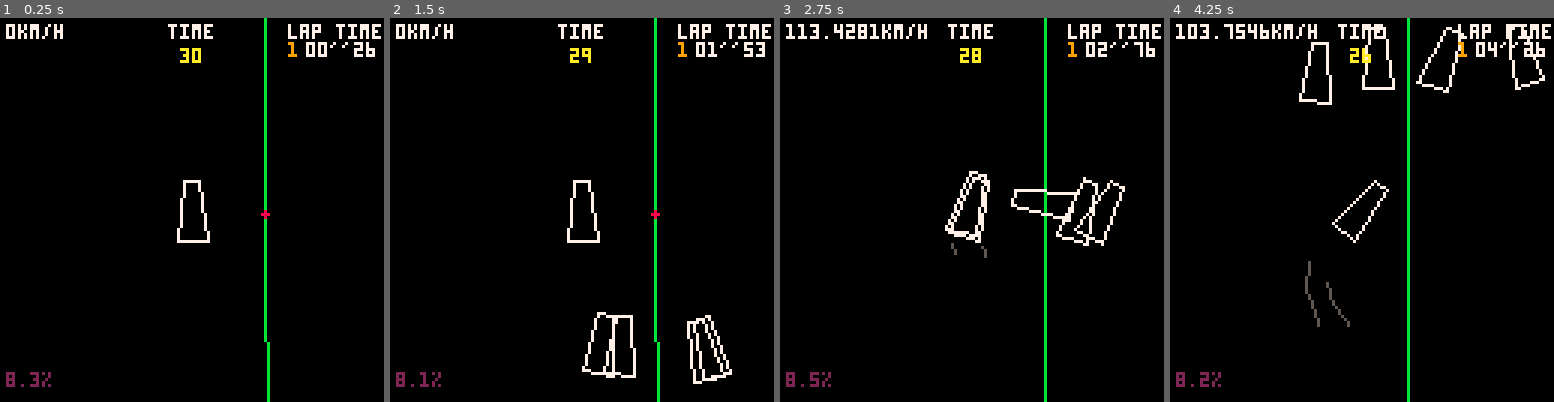
Above: before the commit, frames 1-4 (left to right).
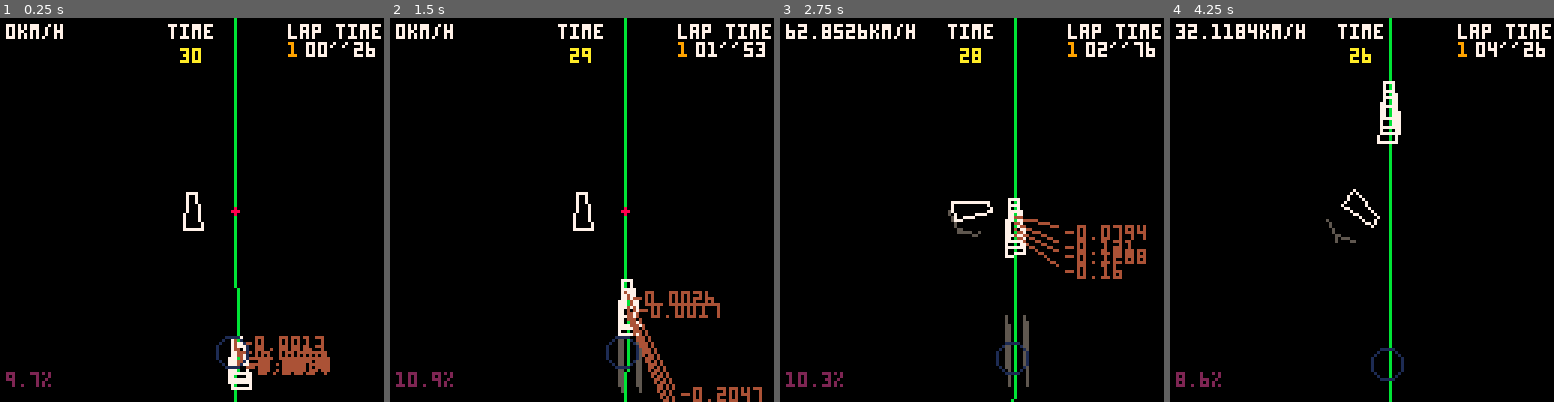
Above: after the commit, the same moments.

Repository: freds72/virtua-on
Game: PICO-8 cartridge carts/physics.p8
Two runs of this game, one before a commit and one after it. Both use one fixed random seed, a clock stepped at 60 frames per second and the inputs below.
Inputs:
- Up to frame 1 (0.25 s): no input
- Up to frame 2 (1.5 s): no input
- Up to frame 3 (2.75 s): hold Right 1.6-2.1 s; hold Up 2.15-2.42 s; hold Right from 2.47 s (still down)
- Up to frame 4 (4.25 s): release Right at 3.03 s; hold Left 3.08-3.58 s; hold Right from 4.02 s (still down)

The runs differ from the first frame. In frame 1, 4.0% of the frame differs, in the area x 1-86%, y 0-100%; in frame 2, 5.9%; in frame 3, 6.4%, in the area x 1-96%, y 0-100%; in frame 4, 4.5%.

Commit message:
improved avoidance logic

Diff:
--- a/carts/physics.p8
+++ b/carts/physics.p8
@@ -146,6 +146,16 @@
 	v[2]+=scale*dv[2]
 	v[3]+=scale*dv[3]
 end
+-- safe vector length
+function v_len(v)
+	local x,y,z=v[1],v[2],v[3]
+	local d=max(max(abs(x),abs(y)),abs(z))
+	if(d<0.001) return 0
+	x/=d
+	y/=d
+	z/=d
+	return d*(x*x+y*y+z*z)^0.5
+end
 function v_normz(v)
 	local d=v_dot(v,v)
 	if d>0.001 then
@@ -271,7 +281,7 @@
 	}
 end
 
-local cam=make_cam(5)
+local cam=make_cam(3)
 function make_skidmarks()
 	local skidmarks={}
 	local t=0
@@ -356,7 +366,7 @@
 	-- active index
 	local checkpoint=0
 	local function to_v(i)
-		return {segments[3*i+1],0,segments[3*i+2]},segments[3*checkpoint+3]
+		return {segments[3*i+1],0,segments[3*i+2]},segments[3*i+3]
 	end
 
 	-- previous laps
@@ -365,6 +375,9 @@
 	-- remaining time before game over (+ some buffer time)
 	local lap_t,remaining_t,best_t,best_i=0,30*30,32000,1
 	return {
+		get_next=function(self)
+			return to_v(checkpoint)
+		end,
 		update=function(self,pos)
 			remaining_t-=1
 			if remaining_t==0 then
@@ -419,7 +432,7 @@
 function draw_vector(f,p,c,v)
 	local x0,y0=cam:project(p)
 	p=v_clone(p)
-	v_add(p,f,100)
+	v_add(p,f)
 	local x1,y1=cam:project(p)
 	line(x0,y0,x1,y1,c)
 	if v then
@@ -433,15 +446,129 @@
 	end
 end
 
-function make_rigidbody(p,angle)
+function make_plyr(p,a)
+	local rpm=0
+
+	local body=make_car(p,a)
+
+	body.control=function(self)
+		local da=0
+		if(btn(0)) da=1
+		if(btn(1)) da=-1
+
+		-- accelerate
+		if btn(2) then
+			rpm=rpm+0.1
+		end
+
+		rpm=self:steer(da/8,rpm)
+	end
+	body.update=function(self)
+		rpm*=0.97
+	end
+	-- wrapper
+	return body
+end
+
+local npcs={}
+local actors={}
+
+function make_npc(p,angle,track)
+	local body=make_car(p,angle)
+
+	local body_draw=body.draw
+	body.draw=function(self)
+		local x,y=cam:project(track:get_next())
+		circfill(x,y,1,8)
+
+		body_draw(self)
+	end
+
+	-- return world position p in local space (2d)
+	function inv_apply(self,target)
+		p=make_v(self.pos,target)
+		local x,y,z,m=p[1],p[2],p[3],self.m
+		return {m[1]*x+m[2]*y+m[3]*z,0,m[7]*x+m[8]*y+m[9]*z}
+	end
+
+	body.control=function(self)
+		-- lookahead
+		local fwd=m_fwd(self.m)
+		-- force application point
+		local p=v_clone(self.pos)
+		v_add(p,fwd,3)
+
+		local rpm=0.6
+		-- default: steer to track
+		local target=inv_apply(self,track:update(p,24))
+		local target_angle=atan2(target[1],target[3])
+
+		-- avoid collisions
+		local velocity=self.get_velocity()
+		for _,actor in pairs(actors) do
+			if actor!=self then
+				local axis=make_v(actor.pos,self.pos)
+				-- todo: normz and check function?
+				-- in range?
+				if v_len(axis)<16 then
+					local axis_bck=v_clone(axis)
+					v_normz(axis)
+					local relv=make_v(actor.get_velocity(),velocity)
+					-- separating?
+					local sep=v_dot(axis,relv)
+					if sep<0 then
+						add(debug_vectors,{f=axis_bck,p=self.pos,c=4,scale=sep})
+
+						local local_pos=inv_apply(self,actor.pos)
+						-- in front?
+						-- in path?
+						if local_pos[3]>0 and abs(local_pos[1])<2 then
+							local x=local_pos[1]
+							local escape_axis=v2_ortho(axis,1)
+							local_pos[1]+=1/v_dot(relv,escape_axis)
+							target_angle=atan2(local_pos[1],local_pos[3])
+							rpm/=2
+
+							add(debug_vectors,{f=make_v(self.pos,self:apply(local_pos)),p=self.pos,c=8,scale=target_angle})
+							break
+						end
+					end
+				end
+			end
+		end
+
+		-- shortest angle
+		if(target_angle<0.5) target_angle=1-target_angle
+		target_angle=0.75-target_angle
+		self:steer(target_angle,rpm*lerp(1,0.5,min(abs(target_angle)/0.17,1)))
+
+	end
+	return body
+end
+
+local checkpoints=make_checkpoints(checkpoint_data)
+
+function make_car(p,angle)
 	local velocity,angularv={0,0,0},0
 	local forces,torque={0,0,0},0
+
+	local is_braking=false
+	local max_rpm=0.6
+	local steering_angle=0
+	local sliding_t=0
 
 	local v={
 		{-0.5,0,2},
 		{0.5,0,2},
 		{1,0,-2},
 		{-1,0,-2}
+	}
+
+	local skidmark_emitters={
+		skidmarks:make_emitter(),
+		skidmarks:make_emitter(),
+		skidmarks:make_emitter(),
+		skidmarks:make_emitter()
 	}
 
 	return {
@@ -453,32 +580,39 @@
 			v_add(p,self.pos)
 			return p
 		end,
-		pt_velocity=function(self,p)
-			local relv=v_clone(velocity)
-			v_add(relv,v2_ortho(make_v(self.pos,p),angularv))
-		 	return relv
-		end,
+		get_velocity=function() return velocity end,
 		draw=function(self)
+			color(is_braking==false and 7 or 8)
 			local x0,y0=cam:project(self:apply(v[#v]))
 			for i=1,#v do
 				local x1,y1=cam:project(self:apply(v[i]))
-				line(x0,y0,x1,y1,7)
+				line(x0,y0,x1,y1)
 				x0,y0=x1,y1
 			end
-			-- print(self.relv_len,x+3,y,7)
-		end,
-		apply_force=function(self,f,p)
-			add(debug_vectors,{f=f,p=p,c=11})
+
+			-- target in local space
+			--[[
+			local target=make_v(self.pos,checkpoints:get_next())
+			local x,y,z=target[1],target[2],target[3]
+			local m=self.m
+			target={m[1]*x+m[2]*y+m[3]*z,m[4]*x+m[5]*y+m[6]*z,m[7]*x+m[8]*y+m[9]*z}
+			x0,y0=cam:project(checkpoints:get_next())
+			local target_angle=atan2(target[1],target[3])
+			print(target_angle,x0+3,y0,2)
+			target_angle+=angle
+			target={cos(target_angle),0,sin(target_angle)}
+			v_add(target,self.pos)
+			x0,y0=cam:project(self.pos)
+			local x1,y1=cam:project(target)
+			line(x0,y0,x1,y1,8)
+			]]
+
+		end,
+		apply_force_and_torque=function(self,f,t)
+			-- add(debug_vectors,{f=f,p=p,c=11,scale=t})
 
 			v_add(forces,f)
-			torque+=-v2_cross(make_v(self.pos,p),f)
-		end,
-		apply_impulse=function(self,f,p)
-			-- debug
-			add(debug_vectors,{f=f,p=p,c=8})
-
-			v_add(velocity,f)
-			angularv+=-v2_cross(make_v(self.pos,p),f)
+			torque+=t
 		end,
 		prepare=function(self)
 			-- update velocities
@@ -504,259 +638,10 @@
 		end,
 		get_speed=function(self)
 			return 300*3.6*(v_dot(velocity,velocity)^0.5)
-		end
-	}
-end
-
-function make_plyr(p,a)
-	local steering_angle,rpm,max_rpm=0,0,0.65
-
-	local body=make_rigidbody(p,a)
-	local skidmarks={
-		make_skidmarks(),
-		make_skidmarks()
-	}
-
-	local add_tireforce=function(self,offset,right,fwd,brake,id,rpm)
-		-- application point (world space)
-		local pos,slide=v_clone(self.pos),false
-		v_add(pos,m_fwd(self.m),offset)
-
-		-- point velocity
-		local relv=self:pt_velocity(pos)
-		local relv_len=v_dot(relv,relv)
-		-- avoid noise
-		if relv_len>0.001 then
-			local sa=v_dot(relv,right)/30
-			v_scale(right,-sa)
-			-- slide
-			if abs(sa)>3 then
-				slide=true
-			end
-			self:apply_impulse(right,pos)
-		end
-
-		if rpm then
-			-- slide (or brake)?
-			if v_dot(relv,fwd)<0.8 then
-				slide=true
-			end
-			v_scale(fwd,rpm)
-			self:apply_force(fwd,pos)
-		end
-
-		if slide==true then
-		 --
-			skidmarks[id]:add(pos)
-		end
-	end
-
-	body.control=function(self)
-		local da=0
-		if(btn(0)) da=1
-		if(btn(1)) da=-1
-
-		-- accelerate
-		if btn(2) then
-			rpm=min(rpm+0.1,max_rpm)
-		end
-		--[[
-		local fwd=m_fwd(self.m)
-		local accelerate=v_clone(fwd)
-		v_scale(accelerate,rpm/12)
-		v_add(fwd,m_right(self.m),0.5)
-		v_add(fwd,self.pos)
-		self:apply_impulse(accelerate,fwd)
-]]
-
-		-- steering angle
-		steering_angle+=da/8
-		local steering=1-0.1*steering_angle
-
-		-- front wheels
-		local c,s=cos(steering),-sin(steering)
-		-- self:draw_vector(m_x_v(self.m,{s,0,c}),self.pos,9)
-		add(debug_vectors,{f=m_x_v(self.m,{c,0,-s}),p=self.pos,c=9})
-		add_tireforce(self,1,m_x_v(self.m,{c,0,-s}),m_x_v(self.m,{s,0,c}),1,1)
-		-- rear wheels
-		add_tireforce(self,-1.2,m_right(self.m),m_fwd(self.m),1,2,rpm)
-	end
-	body.update=function(self)
-		steering_angle*=0.8
-		rpm*=0.97
-
-		--
-		for _,s in pairs(skidmarks) do
-			s:update()
-		end
-	end
-	-- wrapper
-	return body
-end
-
-local npcs={}
-local actors={}
-
-function make_npc(p,angle,track)
-	local body=make_rigidbody(p,angle)
-	local body_draw=body.draw
-	body.draw=function(self)
-		local x,y=cam:project(track:get_next())
-		circfill(x,y,1,8)
-
-		body_draw(self)
-	end
-
-	local angle=0
-
-	body.control_ai=function(self)
-		local fwd=m_fwd(self.m)
-		-- force application point
-		local p=v_clone(self.pos)
-		v_add(p,fwd,1)
-
-		-- get target point
-		local target=track:update(p,24)
-		local f=make_v(p,target)
-		v_normz(f)
-		local right=m_right(self.m)
-		local sa=v_dot(right,f)
-		angle+=sa*0.8
-		v_scale(right,angle)
-
-		-- steer toward track
-		self:apply_force(right,p)
-
-		-- avoid others
-		for _,npc in pairs(actors) do
-			if npc!=self and v_dist(npc.pos,self.pos)<16 then
-				local f_avoid=v2_ortho(make_v(npc.pos,self.pos),-0.2)
-				self:apply_force(f_avoid,p)
-			end
-		end
-
-		-- rear wheel
-		p=v_clone(self.pos)
-		v_add(p,fwd,-1.2)
-
-		local engine=v_clone(fwd)
-		local rpm=1-abs(sa)
-		v_scale(engine,rpm)
-		self:apply_force(engine,p)
-
-		--if(true) return
-
-		-- rear wheel
-		-- point velocity
-		local relv=self:pt_velocity(p)
-		add(debug_vectors,{f=relv,p=p,c=6})
-
-		local relv_len=v_dot(relv,relv)
-		self.relv_len=relv_len
-		-- avoid noise
-		if relv_len>0.001 then
-			local right=m_right(self.m)
-			local sa=v_dot(relv,right)/10
-			if abs(sa)>0.001 then
-				sa=mid(sa,-0.002,0.002)
-				v_scale(right,-sa)
-				add(debug_vectors,{f=right,p=p,c=5,scale=sa})
-
-				self:apply_impulse(right,p)
-			end
-		end
-	end
-	body.update=function(self)
-		angle=mid(angle*0.9,-0.01,0.01)
-
-	end
-	return body
-end
-
-function make_ball(p,angle)
-	local velocity,angularv={0,0,0},0
-	local forces,torque={0,0,0},0
-
-	local rpm,max_rpm=0,0.6
-	local steering_angle=0
-	local sliding_t=0
-
-	local v={
-		{-0.5,0,2},
-		{0.5,0,2},
-		{1,0,-2},
-		{-1,0,-2}
-	}
-
-	local skidmark_emitters={
-		skidmarks:make_emitter(),
-		skidmarks:make_emitter(),
-		skidmarks:make_emitter(),
-		skidmarks:make_emitter()
-	}
-
-	return {
-		pos=v_clone(p),
-		m=make_m_from_euler(0,a,0),
-		-- obj to world space
-		apply=function(self,p)
-			p=m_x_v(self.m,p)
-			v_add(p,self.pos)
-			return p
-		end,
-		draw=function(self)
-			local x0,y0=cam:project(self:apply(v[#v]))
-			for i=1,#v do
-				local x1,y1=cam:project(self:apply(v[i]))
-				line(x0,y0,x1,y1,7)
-				x0,y0=x1,y1
-			end
-
-		end,
-		apply_force_and_torque=function(self,f,t)
-			add(debug_vectors,{f=f,p=p,c=11,scale=t})
-
-			v_add(forces,f)
-			torque+=t
-		end,
-		prepare=function(self)
-			-- update velocities
-			v_add(velocity,forces,0.5/30)
-			angularv+=torque*0.5/30
-
-			-- apply some damping
-			angularv*=0.86
-			v_scale(velocity,0.97)
-			-- some friction
-			-- v_add(velocity,velocity,-0.02*v_dot(velocity,velocity))
-		end,
-		integrate=function(self)
-		 	-- update pos & orientation
-			v_add(self.pos,velocity)
-			-- fix
-			angularv=mid(angularv,-1,1)
-			angle+=angularv
-			self.m=make_m_from_euler(0,angle,0)
-
-			-- reset
-			forces,torque={0,0,0},0
-		end,
-		get_speed=function(self)
-			return 300*3.6*(v_dot(velocity,velocity)^0.5)
-		end,
-		control=function(self)
-			local da=0
-			if(btn(0)) da=1
-			if(btn(1)) da=-1
-
-			-- accelerate
-			if btn(2) then
-				rpm=min(rpm+0.1,max_rpm)
-			end
-
-			-- steering angle
-			steering_angle+=da/8
-			local steering=1-0.1*steering_angle
+		end,
+		steer=function(self,steering_dt,rpm)
+			is_braking=rpm<0
+			steering_angle+=mid(steering_dt,-0.1,0.1)
 
 			-- longitudinal slip ratio
 			local right=m_right(self.m)
@@ -781,6 +666,9 @@
 			local fwd=m_fwd(self.m)
 			local effective_rps=30*v_dot(fwd,velocity)/0.2638
 			local rps=30*rpm*2
+			if rps>10 then
+				rpm*=lerp(0.9,1,effective_rps/rps)
+			end
 
 			v_scale(fwd,rpm*sr)
 
@@ -791,17 +679,17 @@
 				skidmark_emitters[3](self:apply(v[3]))
 				skidmark_emitters[4](self:apply(v[4]))
 			end
+
+			return min(rpm,max_rpm)
 		end,
 		update=function(self)
 			steering_angle*=0.8
-			rpm*=0.97
 		end
 	}
 end
 
 
-local plyr=make_ball({-28,0,-33},0)
-local checkpoints=make_checkpoints(checkpoint_data)
+local plyr=make_plyr({-28,0,-33},0)
 
 -- only for display
 local static_track=make_track(track_data)
@@ -831,9 +719,9 @@
 	end
 
 	for _,npc in pairs(npcs) do
+		npc:control()
 		npc:prepare()
 		npc:integrate()
-		npc:control_ai()
 		npc:update()
 	end
 
@@ -855,7 +743,7 @@
 		npc:draw()
 	end
 
-	-- draw_debug_vectors()
+	draw_debug_vectors()
 
 	checkpoints:draw()
 
